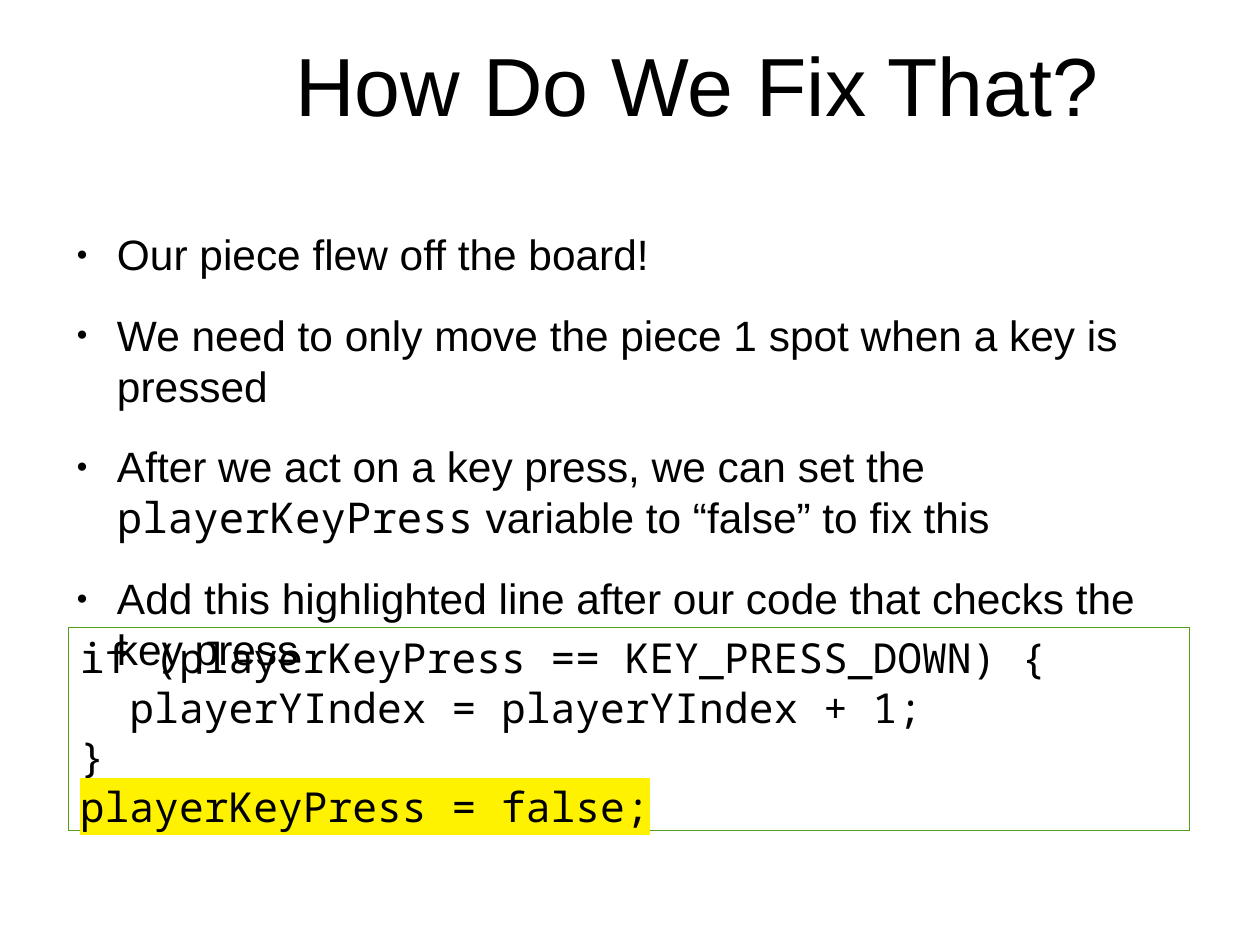
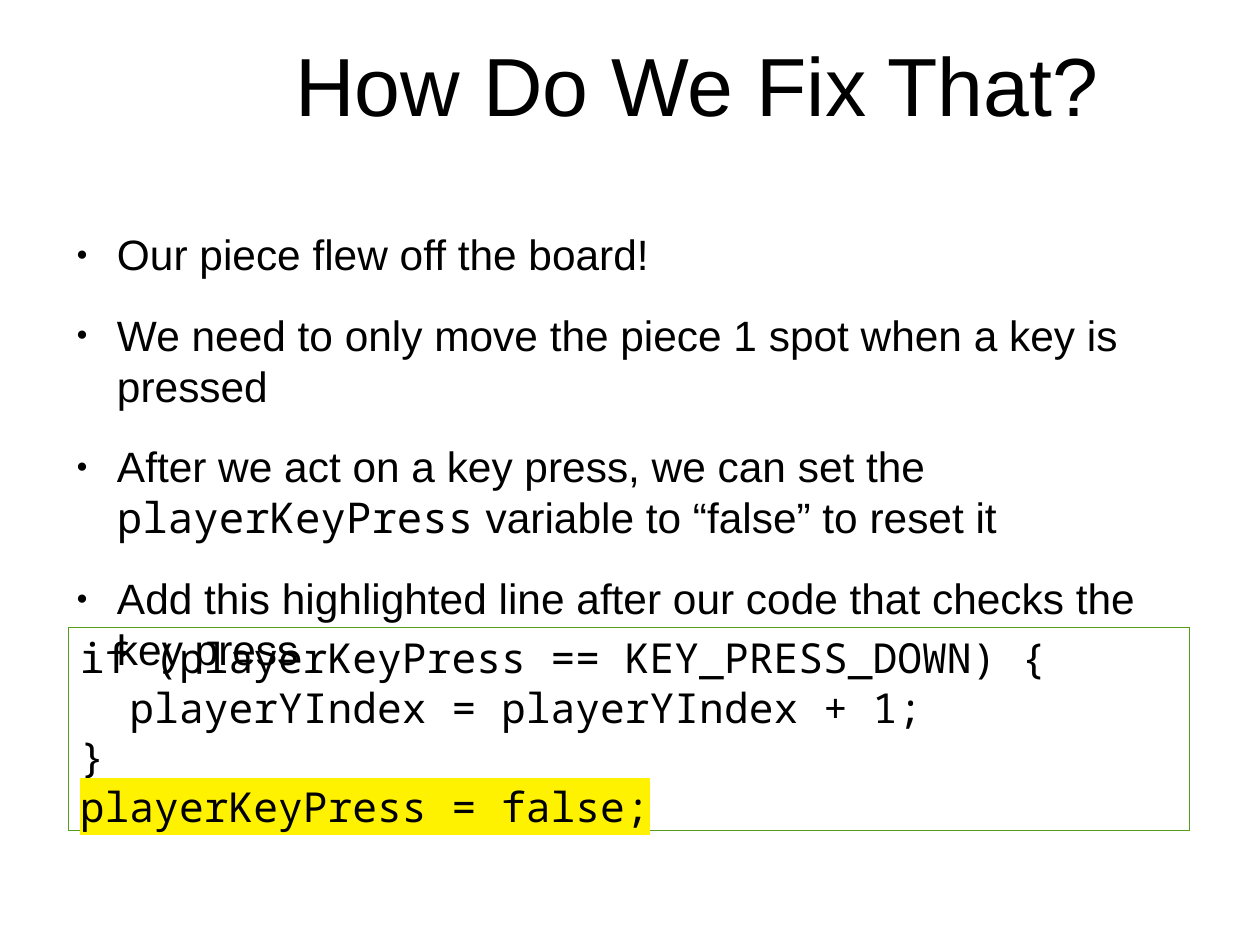
Before and after one commit to originalgrego/Webtris, a slide deck: slide 20 of Webtris - Explorathon 2019.odp. Drawn at 1260x946 pixels with LibreOffice and Linux fonts; fonts in the diff are those of the drawing; background and template pictures are left out. Boxes give left, top, right and bottom in pixels: in the first picture for what was removed or moved away, otherwise in the second. Text is boxed around its words. In the diff, an @@ line names an element or a change of style, - is before the commit and + after.

```diff
--- a/Webtris - Explorathon 2019.odp
+++ b/Webtris - Explorathon 2019.odp
@@ text at box(117, 451, 997, 544): text changed @@
-● After we act on a key press, we can set the playerKeyPress variable to “false” to fix this
+● After we act on a key press, we can set the playerKeyPress variable to “false” to reset it
```
Also in this commit, not shown: 19 other slides changed, 4 slides added, 1 other file.
